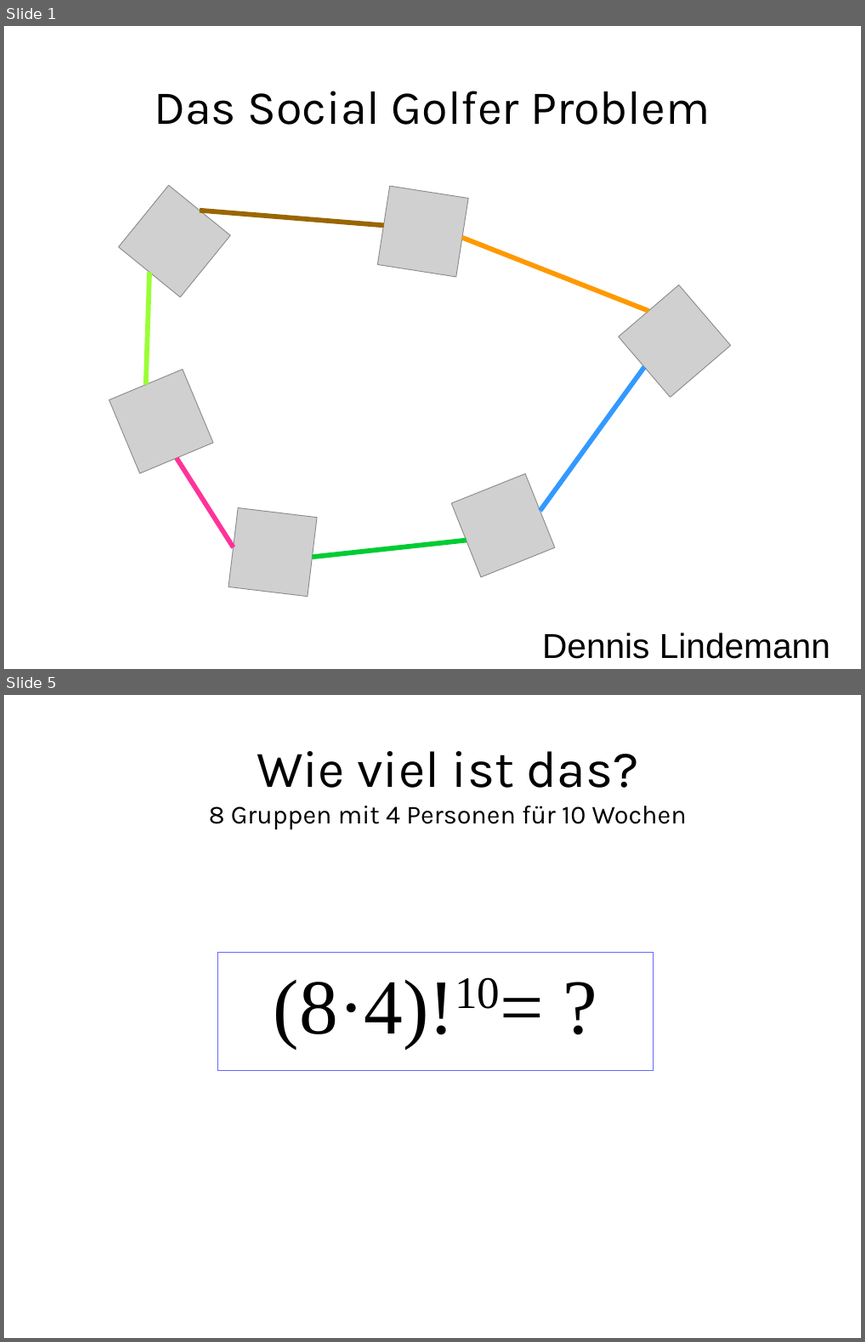
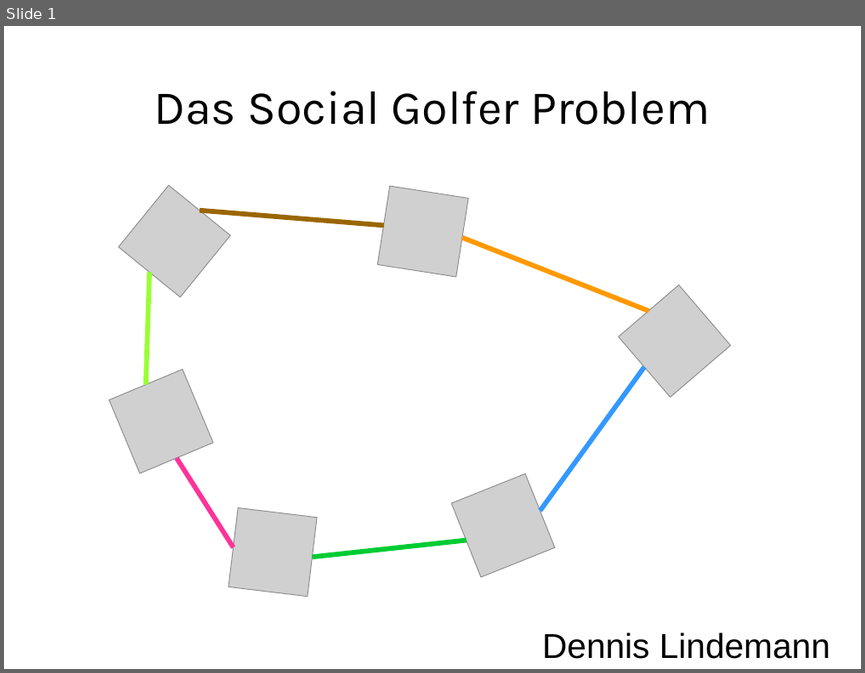
Before and after one commit to RincewindWizzard/social-golfers, a slide deck: presentation/DennisLindemannSocialGolferProblem.odp. Shown one above the other, each under a label of ours: slides 1 and 5 before the commit, slide 1 after it; the slides between them are not shown. The pictures are 865x1342 and 865x673 pixels, drawn with LibreOffice and Linux fonts; fonts in the diff are those of the drawing; grey boxes stand for pictures. Boxes give left, top, right and bottom in pixels: in the first picture for what was removed or moved away, otherwise in the second. Text is boxed around its words. In the diff, an @@ line names an element or a change of style, - is before the commit and + after.

```diff
--- a/presentation/DennisLindemannSocialGolferProblem.odp
+++ b/presentation/DennisLindemannSocialGolferProblem.odp
@@ slide 5 removed at [4, 695, 861, 1338], background #FFFFFF @@
@@ text removed at [209, 751, 687, 829] @@
-Wie viel ist das?
-8 Gruppen mit 4 Personen für 10 Wochen
@@ rectangle removed at [218, 953, 653, 1071] @@
-(8·4)!10= ?
```
Also in this commit, not shown: 1 slide changed, 8 slides added, 3 other slides removed, 5 other files.
